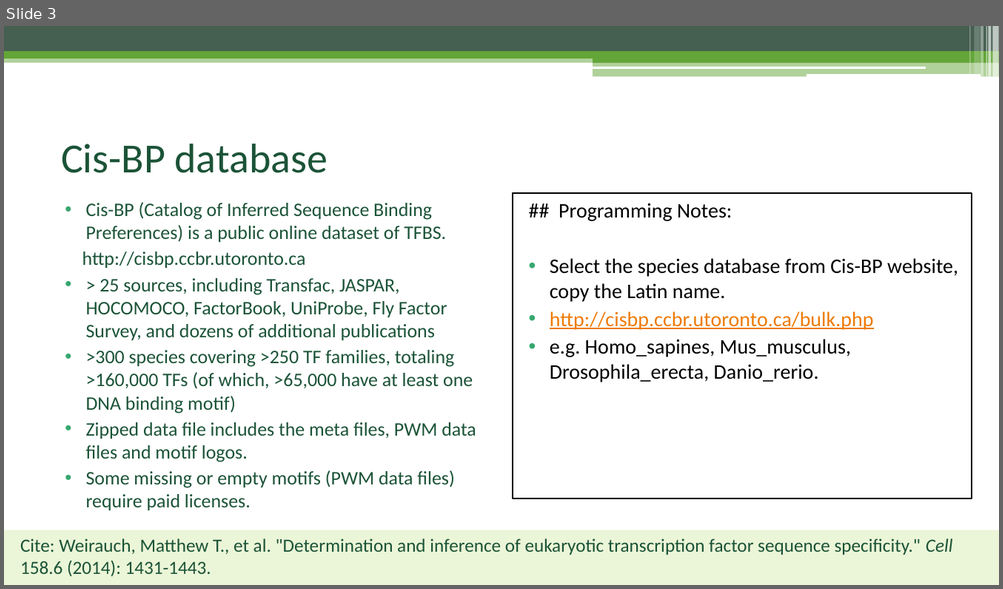
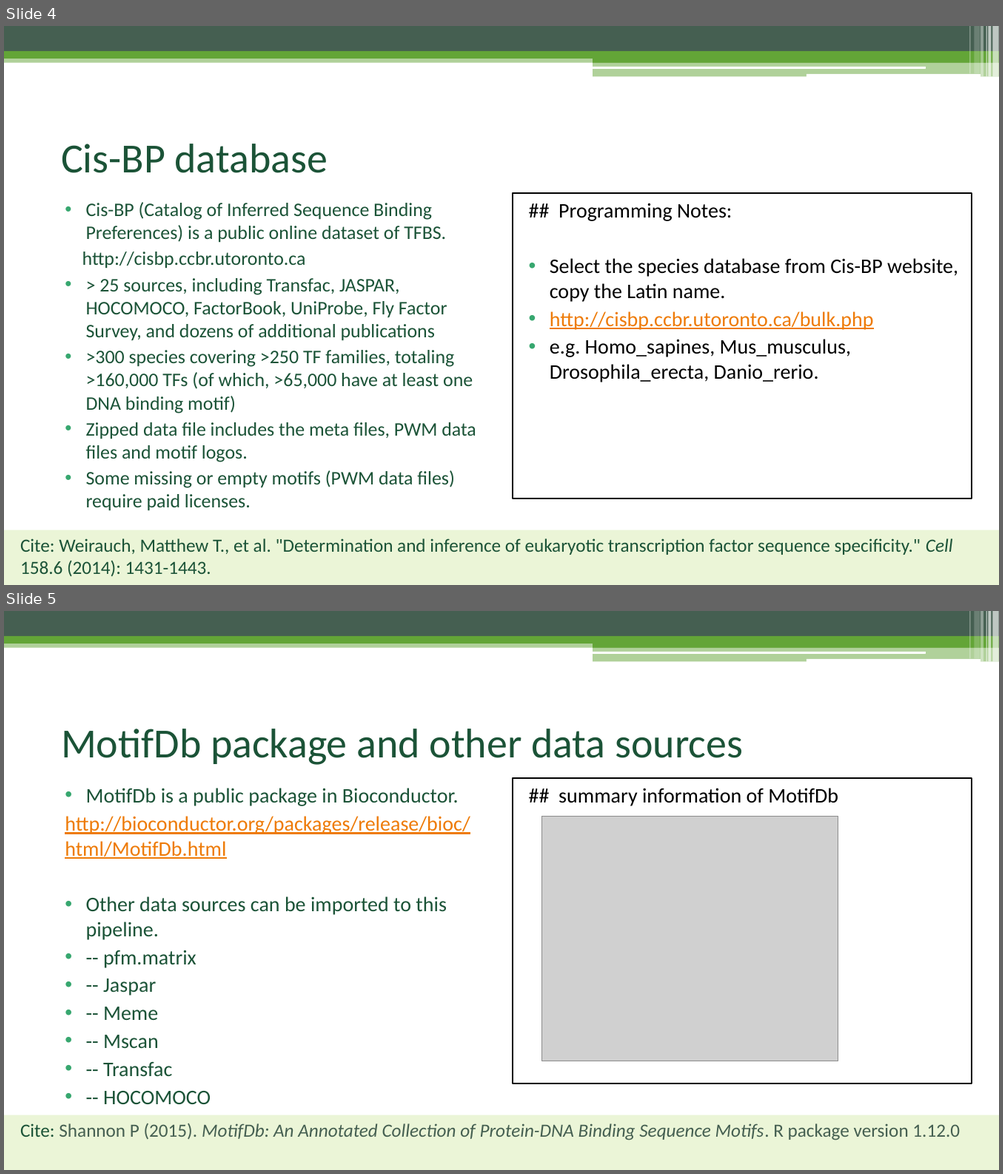
Before and after one commit to Danko-Lab/rtfbs_db, a slide deck: rtfbsdb-tutorial.pptx. Shown one above the other, each under a label of ours: slide 3 before the commit, slides 4 and 5 after it. The pictures are 1003x589 and 1003x1174 pixels, drawn with LibreOffice and Linux fonts; fonts in the diff are those of the drawing; grey boxes stand for pictures. Boxes give left, top, right and bottom in pixels: in the first picture for what was removed or moved away, otherwise in the second. Text is boxed around its words. In the diff, an @@ line names an element or a change of style, - is before the commit and + after.

Commit message:
Importing HOCOMOCO and MotifDB.

```diff
--- a/rtfbsdb-tutorial.pptx
+++ b/rtfbsdb-tutorial.pptx
@@ slide 5 added at (x1=4, y1=611, x2=999, y2=1170), background #FFFFFF; not listed: 13 template elements that a slide beside it also shows @@
@@ title added at (x1=61, y1=729, x2=743, y2=765), 40 pt, text #1C5438 @@
+MotifDb package and other data sources
@@ text added at (x1=65, y1=788, x2=469, y2=1077), 20 pt, text #1C5438 @@
+• MotifDb is a public package in Bioconductor.
+http://bioconductor.org/packages/release/bioc/html/MotifDb.html
+• Other data sources can be imported to this pipeline.
+• -- pfm.matrix
+• -- Jaspar
+• -- Meme
+• -- Mscan
+• -- Transfac
+• -- HOCOMOCO
@@ text added at (x1=512, y1=778, x2=972, y2=1083), outline #000000 1.5 pt, 20 pt, text #000000 @@
+## summary information of MotifDb
@@ picture added at (x1=542, y1=816, x2=838, y2=1062) @@
@@ rectangle added at (x1=4, y1=1116, x2=999, y2=1170), fill #EBF5D7, 18 pt, text #455F51, italic @@
+Cite: Shannon P (2015). MotifDb: An Annotated Collection of Protein-DNA Binding Sequence Motifs. R package version 1.12.0
@@ what was slide 3 is now slide 4 @@
```
Also in this commit, not shown: 4 slides changed, 2 other slides added, 10 other files.
